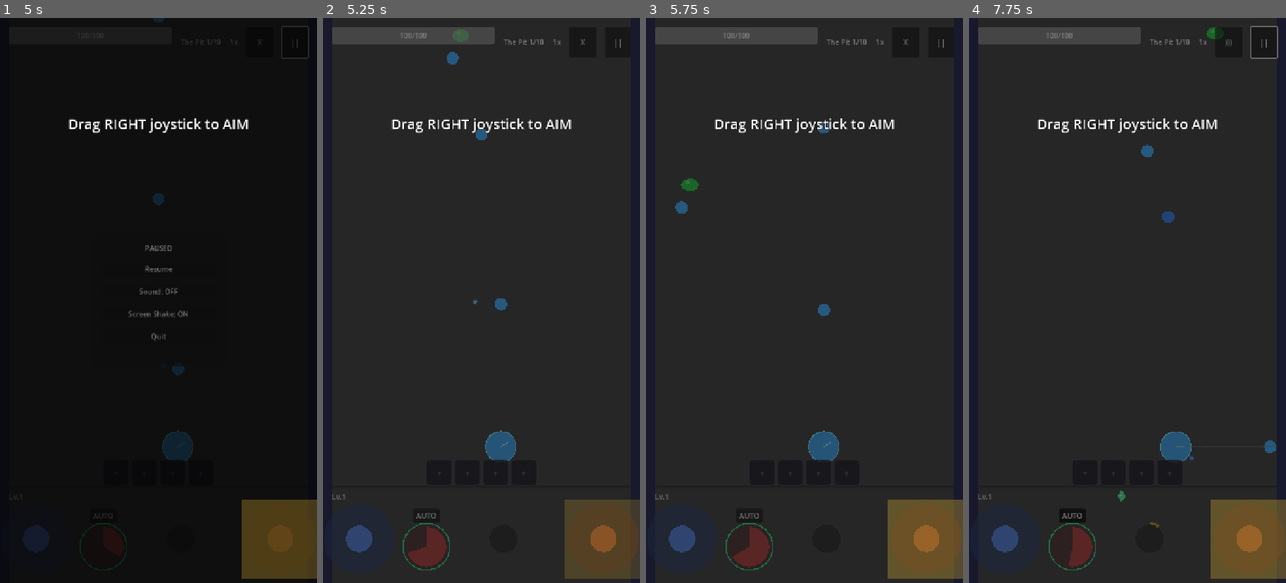
Above: before the commit, frames 1-4 (left to right).
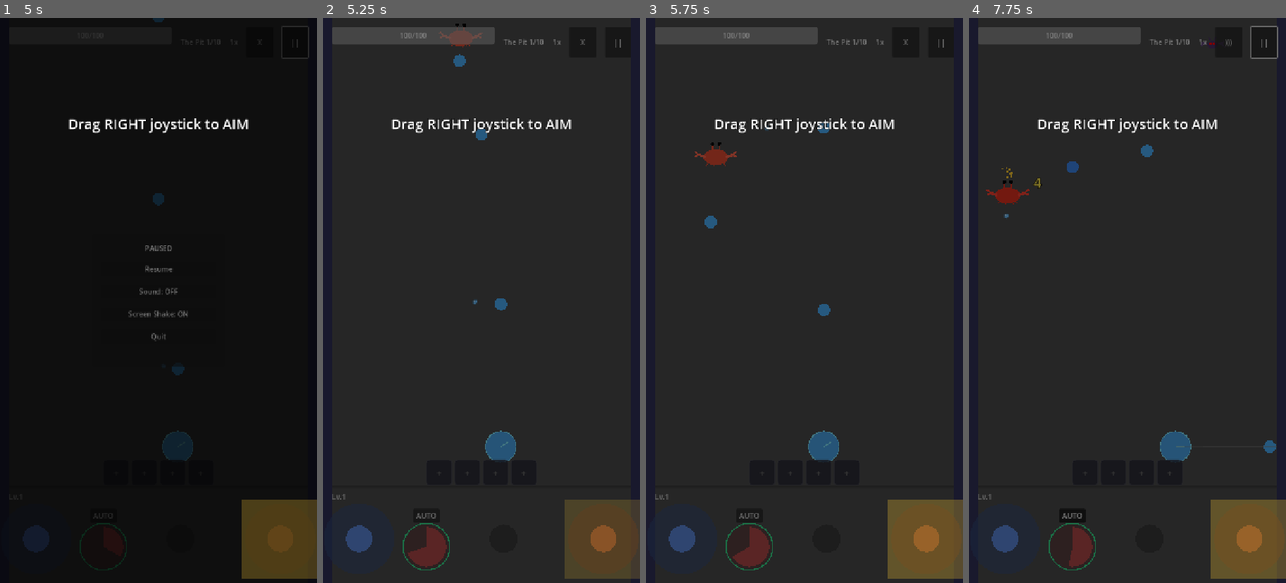
Above: after the commit, the same moments.

Repository: Randroids-Dojo/GoPit
Game: Godot game, scene res://scenes/game.tscn
Same seed, same stepped clock (60 frames per second), same inputs: the game is played once before the commit and once after it.
Inputs (mouse positions are in pixels of both pictures, inside the frame that each line leads up to):
- Up to frame 1 (5 s): click "START" at 0.5 s; click "START" at 1.25 s; click ")))" at 2 s; drag from (34, 537) to (158, 458) at 2.77 s; click "||" at 3.5 s; drag from (95, 328) to (177, 447) at 4.27 s
- Up to frame 2 (5.25 s): click "Resume" at 5 s
- Up to frame 3 (5.75 s): no input
- Up to frame 4 (7.75 s): click "AUTO" at 5.75 s; click "X" at 6.5 s; move the mouse to (1073, 549) at 7.27 s; hold D (move_right) from 7.28 s (still down); tap Right (aim_right) at 7.35 s; click (1073, 549) at 7.42 s

Frame 1 is identical in both runs. In frame 2, 0.3% of the frame differs, in the area x 36-51%, y 1-9%; in frame 3, 0.5%; in frame 4, 0.6%, in the area x 5-97%, y 1-91%.

Commit message:
Add stage-specific enemies per biome
- Add enemy_scenes array to Biome resource class
- The Pit: Slime, Bat, Crab (basic intro enemies)
- Frozen Depths: Slime, Bat, Golem (ice/tanky theme)
- Burning Sands: Crab, Swarm, Archer, Bomber (fire/desert theme)
- Final Descent: All 7 enemy types (ultimate challenge)
- Modify EnemySpawner to use biome's enemy_scenes
- Keep wave-based fallback if biome has empty enemy list

Diff:
--- a/resources/biomes/biome.gd
+++ b/resources/biomes/biome.gd
@@ -9,7 +9,10 @@
 ## Waves in this stage before boss
 @export var waves_before_boss: int = 10
 
-## Future: enemy variants, hazards, music
+## Enemy types that spawn in this biome (paths to scenes)
+## If empty, spawner uses default all-enemy logic
+@export var enemy_scenes: Array[PackedScene] = []
+
+## Future: hazards, music
 # @export var hazard_scenes: Array[PackedScene]
-# @export var enemy_variants: Dictionary
 # @export var music_track: AudioStream
--- a/resources/biomes/burning_sands.tres
+++ b/resources/biomes/burning_sands.tres
@@ -1,6 +1,10 @@
-[gd_resource type="Resource" script_class="Biome" load_steps=2 format=3]
+[gd_resource type="Resource" script_class="Biome" load_steps=6 format=3]
 
 [ext_resource type="Script" path="res://resources/biomes/biome.gd" id="1_biome"]
+[ext_resource type="PackedScene" path="res://scenes/entities/enemies/crab.tscn" id="2_crab"]
+[ext_resource type="PackedScene" path="res://scenes/entities/enemies/swarm.tscn" id="3_swarm"]
+[ext_resource type="PackedScene" path="res://scenes/entities/enemies/archer.tscn" id="4_archer"]
+[ext_resource type="PackedScene" path="res://scenes/entities/enemies/bomber.tscn" id="5_bomber"]
 
 [resource]
 script = ExtResource("1_biome")
@@ -8,3 +12,4 @@
 background_color = Color(0.2, 0.1, 0.05, 1)
 wall_color = Color(0.6, 0.35, 0.15, 1)
 waves_before_boss = 10
+enemy_scenes = [ExtResource("2_crab"), ExtResource("3_swarm"), ExtResource("4_archer"), ExtResource("5_bomber")]
--- a/resources/biomes/final_descent.tres
+++ b/resources/biomes/final_descent.tres
@@ -1,6 +1,13 @@
-[gd_resource type="Resource" script_class="Biome" load_steps=2 format=3]
+[gd_resource type="Resource" script_class="Biome" load_steps=9 format=3]
 
 [ext_resource type="Script" path="res://resources/biomes/biome.gd" id="1_biome"]
+[ext_resource type="PackedScene" path="res://scenes/entities/enemies/slime.tscn" id="2_slime"]
+[ext_resource type="PackedScene" path="res://scenes/entities/enemies/bat.tscn" id="3_bat"]
+[ext_resource type="PackedScene" path="res://scenes/entities/enemies/crab.tscn" id="4_crab"]
+[ext_resource type="PackedScene" path="res://scenes/entities/enemies/golem.tscn" id="5_golem"]
+[ext_resource type="PackedScene" path="res://scenes/entities/enemies/swarm.tscn" id="6_swarm"]
+[ext_resource type="PackedScene" path="res://scenes/entities/enemies/archer.tscn" id="7_archer"]
+[ext_resource type="PackedScene" path="res://scenes/entities/enemies/bomber.tscn" id="8_bomber"]
 
 [resource]
 script = ExtResource("1_biome")
@@ -8,3 +15,4 @@
 background_color = Color(0.12, 0.02, 0.08, 1)
 wall_color = Color(0.4, 0.1, 0.15, 1)
 waves_before_boss = 10
+enemy_scenes = [ExtResource("2_slime"), ExtResource("3_bat"), ExtResource("4_crab"), ExtResource("5_golem"), ExtResource("6_swarm"), ExtResource("7_archer"), ExtResource("8_bomber")]
--- a/resources/biomes/frozen_depths.tres
+++ b/resources/biomes/frozen_depths.tres
@@ -1,6 +1,9 @@
-[gd_resource type="Resource" script_class="Biome" load_steps=2 format=3]
+[gd_resource type="Resource" script_class="Biome" load_steps=5 format=3]
 
 [ext_resource type="Script" path="res://resources/biomes/biome.gd" id="1_biome"]
+[ext_resource type="PackedScene" path="res://scenes/entities/enemies/slime.tscn" id="2_slime"]
+[ext_resource type="PackedScene" path="res://scenes/entities/enemies/bat.tscn" id="3_bat"]
+[ext_resource type="PackedScene" path="res://scenes/entities/enemies/golem.tscn" id="4_golem"]
 
 [resource]
 script = ExtResource("1_biome")
@@ -8,3 +11,4 @@
 background_color = Color(0.08, 0.15, 0.25, 1)
 wall_color = Color(0.3, 0.5, 0.7, 1)
 waves_before_boss = 10
+enemy_scenes = [ExtResource("2_slime"), ExtResource("3_bat"), ExtResource("4_golem")]
--- a/resources/biomes/the_pit.tres
+++ b/resources/biomes/the_pit.tres
@@ -1,6 +1,9 @@
-[gd_resource type="Resource" script_class="Biome" load_steps=2 format=3]
+[gd_resource type="Resource" script_class="Biome" load_steps=5 format=3]
 
 [ext_resource type="Script" path="res://resources/biomes/biome.gd" id="1_biome"]
+[ext_resource type="PackedScene" path="res://scenes/entities/enemies/slime.tscn" id="2_slime"]
+[ext_resource type="PackedScene" path="res://scenes/entities/enemies/bat.tscn" id="3_bat"]
+[ext_resource type="PackedScene" path="res://scenes/entities/enemies/crab.tscn" id="4_crab"]
 
 [resource]
 script = ExtResource("1_biome")
@@ -8,3 +11,4 @@
 background_color = Color(0.102, 0.102, 0.18, 1)
 wall_color = Color(0.2, 0.2, 0.35, 1)
 waves_before_boss = 10
+enemy_scenes = [ExtResource("2_slime"), ExtResource("3_bat"), ExtResource("4_crab")]
--- a/scripts/entities/enemies/enemy_spawner.gd
+++ b/scripts/entities/enemies/enemy_spawner.gd
@@ -107,6 +107,19 @@
 
 
 func _choose_enemy_type() -> PackedScene:
+	# Get enemy types from current biome
+	var biome: Biome = StageManager.current_biome
+	if biome and biome.enemy_scenes.size() > 0:
+		# Pick randomly from biome's enemy list
+		var idx: int = randi() % biome.enemy_scenes.size()
+		return biome.enemy_scenes[idx]
+
+	# Fallback: wave-based logic if biome has no enemy list
+	return _fallback_enemy_choice()
+
+
+func _fallback_enemy_choice() -> PackedScene:
+	"""Fallback wave-based enemy selection (used if biome.enemy_scenes is empty)"""
 	var wave: int = GameManager.current_wave
 
 	# Wave 1: Only slimes
@@ -131,23 +144,7 @@
 		else:
 			return swarm_scene
 
-	# Wave 6: Add archers
-	if wave <= 6:
-		var roll: float = randf()
-		if roll < 0.3:
-			return slime_scene
-		elif roll < 0.45:
-			return bat_scene
-		elif roll < 0.6:
-			return crab_scene
-		elif roll < 0.75:
-			return swarm_scene
-		elif roll < 0.9:
-			return archer_scene
-		else:
-			return golem_scene
-
-	# Wave 7+: All enemy types including bombers
+	# Wave 6+: All types
 	var roll: float = randf()
 	if roll < 0.2:
 		return slime_scene
